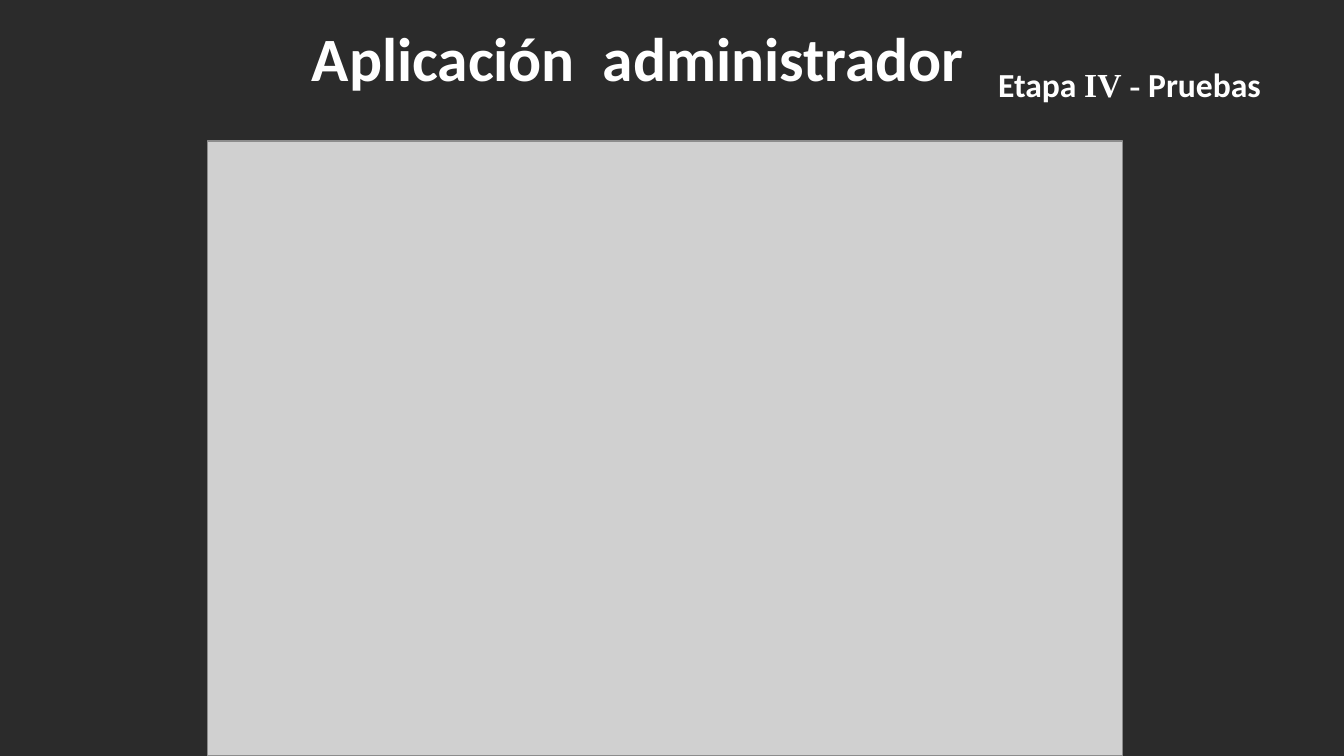
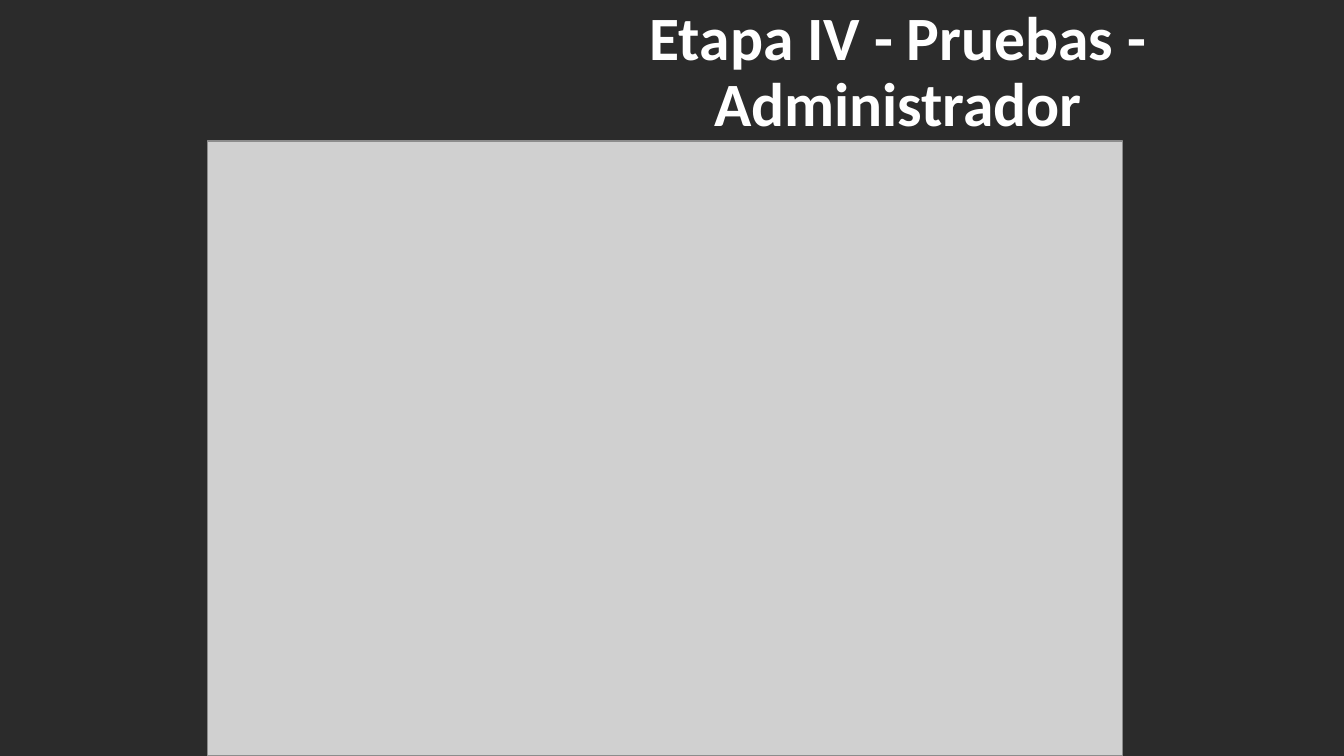
Before and after one commit to BrayanNovoa/uniminuto, a slide deck: slide 18 of expo/expo.pptx (slide 26 before the commit). Drawn at 1344x756 pixels with LibreOffice and Linux fonts; fonts in the diff are those of the drawing; grey boxes stand for pictures; background and template pictures are left out; a plain dark background stands for a picture behind light text. Boxes give left, top, right and bottom in pixels: in the first picture for what was removed or moved away, otherwise in the second. Text is boxed around its words. In the diff, an @@ line names an element or a change of style, - is before the commit and + after.

```diff
--- a/expo/expo.pptx
+++ b/expo/expo.pptx
@@ title at [650,16,1114,141]: text changed @@
-Aplicación administrador
+Etapa IV - Pruebas - Administrador
@@ text removed at [998,73,1261,103] @@
-Etapa IV - Pruebas
```
Also in this commit, not shown: 18 other slides changed, 4 slides added, 11 slides removed, 3 other files.
